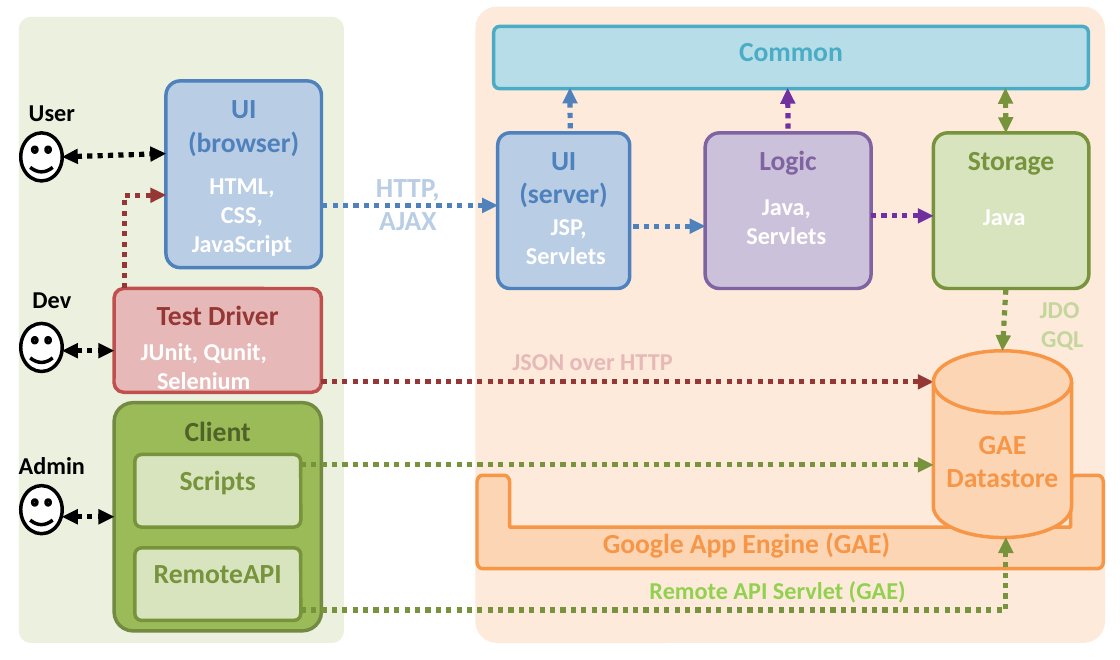
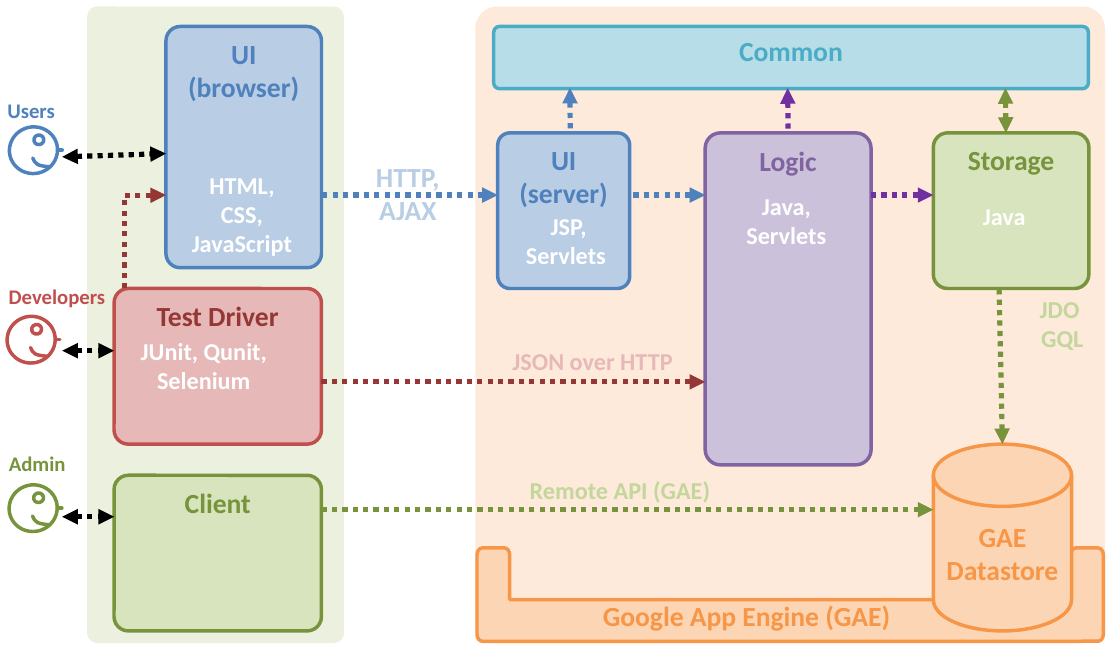
Before and after one commit to TEAMMATES/teammates, a slide deck: slide 1 of doc/diagrams/highlevelArchitecture.pptx. Drawn at 1120x660 pixels with LibreOffice and Linux fonts; fonts in the diff are those of the drawing. Boxes give left, top, right and bottom in pixels: in the first picture for what was removed or moved away, otherwise in the second. Text is boxed around its words. In the diff, an @@ line names an element or a change of style, - is before the commit and + after.

```diff
--- a/doc/diagrams/highlevelArchitecture.pptx
+++ b/doc/diagrams/highlevelArchitecture.pptx
@@ rounded rectangle: place and size @@
-rounded rectangle at box(21, 19, 342, 641)
+rounded rectangle at box(90, 9, 342, 641)
@@ rounded rectangle "UI (browser)": place and size @@
-rounded rectangle "UI (browser)" at box(166, 81, 321, 268)
+rounded rectangle "UI (browser)" at box(166, 26, 321, 268)
@@ text at box(7, 104, 55, 118): text changed; size 14 to 12 pt; text colour #000000 to #4F81BD @@
-User
+Users
@@ smiley face removed at box(21, 133, 62, 182) @@
@@ rounded rectangle "Logic": place and size @@
-rounded rectangle "Logic" at box(706, 133, 871, 289)
+rounded rectangle "Logic" at box(706, 133, 871, 465)
@@ group added at box(5, 122, 63, 178): 2 ellipses, 1 line, 1 freeform shape @@
@@ text "HTTP, AJAX": place and size @@
-text "HTTP, AJAX" at box(376, 179, 440, 230)
+text "HTTP, AJAX" at box(376, 169, 440, 220)
@@ arrow moved from (498, 205) - (321, 205) to (498, 195) - (321, 195) @@
@@ arrow moved from (706, 226) - (632, 226) to (706, 195) - (632, 195) @@
@@ arrow moved from (871, 215) - (933, 215) to (871, 195) - (933, 195) @@
@@ text at box(9, 289, 106, 308): text changed; size 14 to 12 pt; text colour #000000 to #C0504D @@
-Dev
+Developers
@@ rounded rectangle "Test Driver": place and size @@
-rounded rectangle "Test Driver" at box(114, 289, 322, 392)
+rounded rectangle "Test Driver" at box(114, 289, 322, 444)
@@ arrow moved from (1003, 351) - (1006, 289) to (1003, 444) - (999, 289) @@
@@ smiley face removed at box(21, 324, 62, 372) @@
@@ group added at box(3, 311, 60, 367): 2 ellipses, 1 line, 1 freeform shape @@
@@ arrow moved from (321, 382) - (933, 382) to (321, 382) - (706, 382) @@
@@ text "Admin": place and size @@
-text "Admin" at box(19, 457, 85, 474)
+text "Admin" at box(9, 456, 66, 471)
@@ text "Admin" at box(9, 456, 66, 471): size 14 to 12 pt, text colour #000000 to #77933C @@
@@ flow chart magnetic drum "GAE Datastore": place and size @@
-flow chart magnetic drum "GAE Datastore" at box(934, 350, 1072, 537)
+flow chart magnetic drum "GAE Datastore" at box(934, 444, 1072, 630)
@@ rounded rectangle "Client": place and size @@
-rounded rectangle "Client" at box(114, 402, 322, 630)
+rounded rectangle "Client" at box(114, 475, 322, 631)
@@ rounded rectangle "Client" at box(114, 475, 322, 631): text colour #4F6228 to #77933C; alignment centre to right; fill #9BBB59 to #D7E4BD; outline #738A42 2 pt to #77933C 2 pt @@
@@ rounded rectangle removed at box(134, 454, 300, 526) @@
-Scripts
@@ smiley face removed at box(21, 485, 62, 534) @@
@@ arrow moved from (933, 464) - (301, 464) to (933, 509) - (321, 509) @@
@@ text at box(530, 482, 710, 502): text changed; text colour #92D050 to #C3D69B @@
-Remote API Servlet (GAE)
+Remote API (GAE)
@@ group added at box(4, 479, 62, 535): 2 ellipses, 1 line, 1 freeform shape @@
@@ elbow arrow removed from (301, 610) to (1006, 538) @@
@@ rounded rectangle removed at box(134, 548, 300, 620) @@
-RemoteAPI
@@ freeform shape: place and size @@
-freeform shape at box(477, 475, 1103, 569)
+freeform shape at box(477, 548, 1103, 641)
@@ text "Google App Engine (GAE)": place and size @@
-text "Google App Engine (GAE)" at box(603, 533, 890, 558)
+text "Google App Engine (GAE)" at box(603, 606, 890, 631)
```
Also in this commit, not shown: 7 other files.
